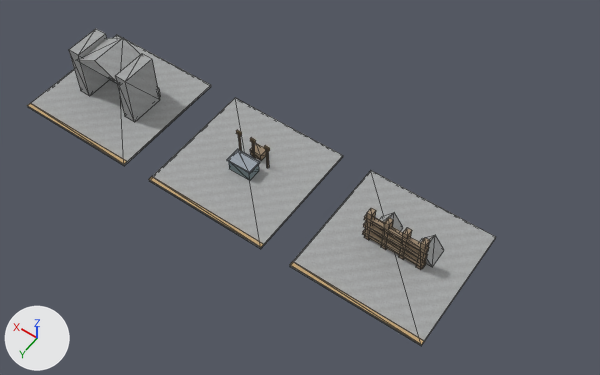
An edit to the glTF model development/levels/primitive-props-v1/site-kits/level_blockout_kit_wld_03_p02.glb, drawn before and after from the same camera.
One viewpoint serves both versions: a camera (50 mm lens) standing at (-14.3, 19.7, 26.2) and looking at (-1.9, 2.4, -1.1). The axes (+X, +Y, +Z) are drawn at lower left. The lights are the same throughout. The first picture is the older version. Mesh edges are drawn as thin lines. Vertices at exactly the same position are counted once.

The first picture shows 'level_blockout_kit_wld_03_p02'.
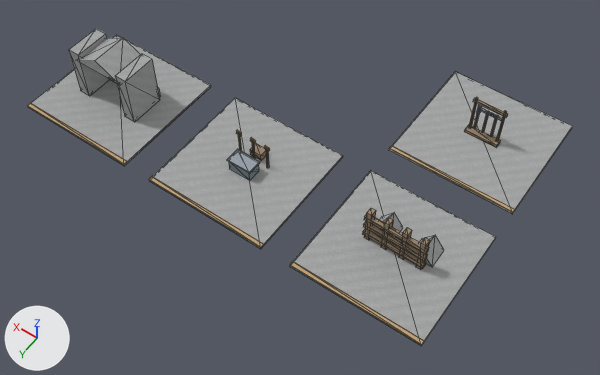
Boxes [x1, y1, x2, y2] around the edits, measured in the pictures (600 x 375 px):
'level_blockout_kit_wld_03_p02', reshaped (16% wider)
    before: [27, 29, 496, 346]
    after: [27, 29, 573, 346]
part 1 of me_red_mesa_ancestral_caves_map_kit_contact_room, added
    after: [389, 72, 573, 214]
part 2 of me_red_mesa_ancestral_caves_map_kit_contact_room, added
    after: [389, 146, 515, 212]
part 3 of me_red_mesa_ancestral_caves_map_kit_contact_room, added
    after: [464, 125, 501, 147]
part 4 of me_red_mesa_ancestral_caves_map_kit_contact_room, added
    after: [496, 110, 507, 141]
part 5 of me_red_mesa_ancestral_caves_map_kit_contact_room, added
    after: [469, 97, 478, 128]
part 6 of me_red_mesa_ancestral_caves_map_kit_contact_room, added
    after: [473, 98, 508, 117]
part 7 of me_red_mesa_ancestral_caves_map_kit_contact_room, added
    after: [490, 115, 498, 137]
part 8 of me_red_mesa_ancestral_caves_map_kit_contact_room, added
    after: [482, 111, 489, 133]
part 9 of me_red_mesa_ancestral_caves_map_kit_contact_room, added
    after: [481, 108, 494, 117]

The change, as a diff of the scene's bpy script:
```diff
--- a/development/levels/primitive-props-v1/site-kits/level_blockout_kit_wld_03_p02.glb.py
+++ b/development/levels/primitive-props-v1/site-kits/level_blockout_kit_wld_03_p02.glb.py
@@ me_red_mesa_ancestral_caves_map_kit_contact_room @@
 # used by ob_level_blockout_kit_wld_03_p02; location = (0.0, 0.0, 0.0)
-me_red_mesa_ancestral_caves_map_kit_contact_room.from_pydata(...)  # 234 vertices, 348 faces; spans x -9.8..9.8, y 0.7..6.3, z -0.1..2.7
+me_red_mesa_ancestral_caves_map_kit_contact_room.from_pydata(...)  # 360 vertices, 552 faces; spans x -9.8..9.8, y -6.3..6.3, z -0.1..2.7
+# me_red_mesa_ancestral_caves_map_kit_contact_room part 1: a new loose piece, a box spanning x -9.825..-4.175, y -6.3..-0.7, z -0.11..-0.01, in mat_blockout_stone
+# me_red_mesa_ancestral_caves_map_kit_contact_room part 2: a new loose piece, a box spanning x -9.825..-4.175, y -0.89..-0.71, z -0.013..0.002, in mat_blockout_accent
+# me_red_mesa_ancestral_caves_map_kit_contact_room part 3: a new loose piece, a box spanning x -7.75..-6.25, y -3.68..-3.32, z 0.0..0.13, in mat_blockout_wood
+# me_red_mesa_ancestral_caves_map_kit_contact_room part 4: a new loose piece, a box spanning x -7.68..-7.6, y -3.64..-3.56, z 0.075..1.875, in mat_blockout_wood
+# me_red_mesa_ancestral_caves_map_kit_contact_room part 5: a new loose piece, a box spanning x -6.4..-6.32, y -3.64..-3.56, z 0.075..1.875, in mat_blockout_wood
+# me_red_mesa_ancestral_caves_map_kit_contact_room part 6: a new loose piece, a box spanning x -7.75..-6.25, y -3.67..-3.53, z 1.63..1.75, in mat_blockout_wood
+# me_red_mesa_ancestral_caves_map_kit_contact_room part 7: a new loose piece, an 8-sided cylinder along z spanning x -7.435..-7.345, y -3.495..-3.405, z 0.365..1.605, in mat_blockout_wood
+# me_red_mesa_ancestral_caves_map_kit_contact_room part 8: a new loose piece, an 8-sided cylinder along z spanning x -7.045..-6.955, y -3.495..-3.405, z 0.365..1.605, in mat_blockout_wood
+# me_red_mesa_ancestral_caves_map_kit_contact_room part 9: a new loose piece, a box spanning x -7.28..-6.72, y -3.505..-3.395, z 1.48..1.57, in mat_blockout_metal
+# other edits to the shape of me_red_mesa_ancestral_caves_map_kit_contact_room do not show in these pictures
 me_red_mesa_ancestral_caves_map_kit_contact_room.materials.append(mat_blockout_stone)
```
